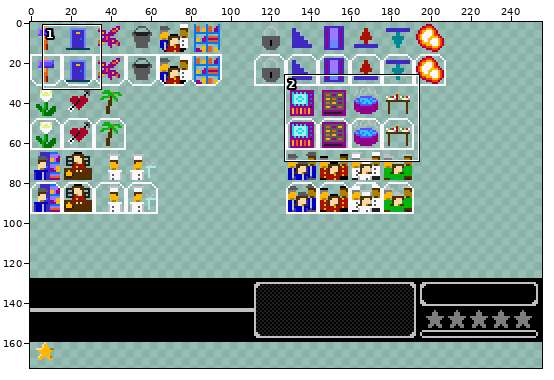
One commit to this sprite sheet: resources/img/hud.png. The picture above shows the old version from afar; the outline marks the close-up.
Close-up. Old version:
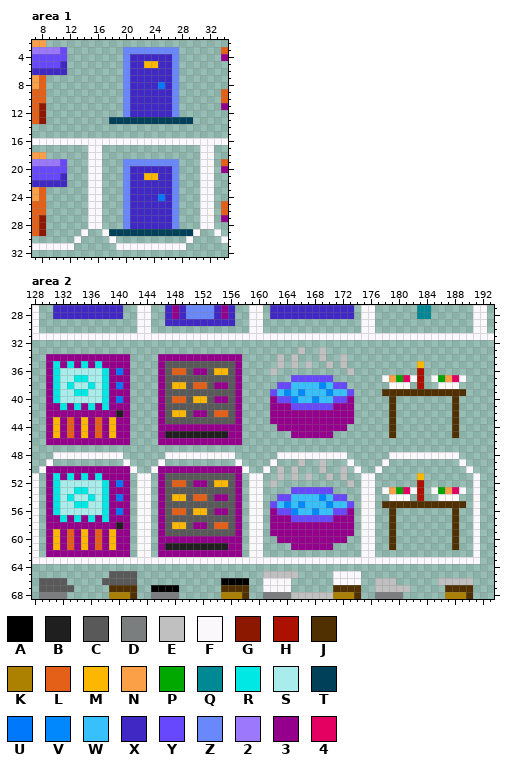
The file is 256x256 pixels. Colours within 5 levels of each other are drawn and written as one. Shown: area 1: x 7..34, y 2..32; area 2: x 128..193, y 27..68. The wide view leaves out empty margins. The commit also changed other parts of the picture, which this record leaves out.
Palette (. is transparent): A #000000  B #1f1f1f  C #595959  D #7b7e7f  E #c1c0c1  F #fbf8fb  G #8c1800  H #ac1000  J #503000  K #ac8000  L #e46018  M #fcb800  N #fca048  P #00a800  Q #008894  R #00e8e4  S #a9ecec  T #004058  U #0078fc  V #0088fc  W #38c0fc  X #4028c4  Y #6848fc  Z #6888fc  2 #9c78fc  3 #94008c  4 #e40060
Pixels before, area 1, first column x 7:
 2 NN..........................
 3 2222Y........ZZZZZZZZ......L
 4 YYYYY........ZXXXXXXZ......3
 5 YYYYX........ZXXMMXXZ.......
 6 XXXXX........ZXXXXXXZ.......
 7 NL...........ZXXXXXXZ.......
 8 NL...........ZXXXXUXZ.......
 9 LL...........ZXXXXXXZ......L
10 LL...........ZXXXXXXZ......L
11 LG...........ZXXXXXXZ......3
12 LG...........ZXXXXXXZ.......
13 LG.........TTTTTTTTTTTT.....
14 ............................
15 ............................
16 FFFFFFFFFFFFFFFFFFFFFFFFFFFF
17 ........FF..............FF..
18 NN......FF..............FF..
19 2222Y...FF...ZZZZZZZZ...FF.L
20 YYYYY...FF...ZXXXXXXZ...FF.3
21 YYYYX...FF...ZXXMMXXZ...FF..
22 XXXXX...FF...ZXXXXXXZ...FF..
23 NL......FF...ZXXXXXXZ...FF..
24 NL......FF...ZXXXXUXZ...FF..
25 LL......FF...ZXXXXXXZ...FF.L
26 LL......FF...ZXXXXXXZ...FF.L
27 LG......FF...ZXXXXXXZ...FF.3
28 LG......FF...ZXXXXXXZ...FF..
29 LG.....F..FTTTTTTTTTTTTF..F.
30 ......F....F..........F....F
31 FFFFFF......FFFFFFFFFF......
Pixels before, area 2 (only the part around the change), first column x 128:
27 F..XXXXXXXXXX..FF..X3XZZZZX3X..FF.XXXXXXXXXXXX.FF......QQ......FF.
28 F..XXXXXXXXXX..FF..X3XZZZZX3X..FF.XXXXXXXXXXXX.FF......QQ......FF.
29 F..............FF..XXXXXXXXXX..FF..............FF..............FF.
30 F..............FF..............FF..............FF..............FF.
31 FFFFFFFFFFFFFFFFFFFFFFFFFFFFFFFFFFFFFFFFFFFFFFFFFFFFFFFFFFFFFFFFFF
32 ..................................................................
33 ......................................E..E........................
34 ..333333333333....333333333333.....E.E...E..E.....................
35 ..3R3R3R3R3333....3CCCCCCCCCC3.....E.E.E..E.E..........M..........
36 ..3RSSSSSSR3U3....3CLLC33CMMC3....E..........E.........H..........
37 ..3RSSRRSSR333....3CCCCCCCCCC3.......YYYYYY.......FNP4FH.FPN4F....
38 ..3RSRSSRSR3U3....3CMMCLLC33C3.....YYWWWWVWYY......FFF.H..FFF.....
39 ..3RSSRRSSR333....3CCCCCCCCCC3....YWVWVWWWVWWY....JJJJJJJJJJJJ....
40 ..3RSSSSSSR3U3....3CLLCMMC33C3....3YYVWWVWWYY3.....J........J.....
41 ..33R3R3R3R333....3CCCCCCCCCC3....333YYYYYY333.....J........J.....
42 ..3333333333B3....3CMMC33CLLC3....333333333333.....J........J.....
43 ..3M3L3M3L3M33....3CCCCCCCCCC3....333333333333.....J........J.....
44 ..3M3L3M3L3M33....333333333333.....3333333333......J........J.....
45 ..3M3L3M3L3M33....3BBBBBBBBB33.......333333........J........J.....
46 ..333333333333....333333333333....................................
47 ..................................................................
48 ...FFFFFFFFFF......FFFFFFFFFF......FFFFFFFFFF......FFFFFFFFFF.....
49 ..F..........F....F..........F....F...E..E...F....F..........F....
50 .F333333333333F..F333333333333F..F.E.E...E..E.F..F............F...
51 F.3R3R3R3R3333.FF.3CCCCCCCCCC3.FF..E.E.E..E.E..FF......M.......F..
52 F.3RSSSSSSR3U3.FF.3CLLC33CMMC3.FF.E..........E.FF......H.......F..
53 F.3RSSRRSSR333.FF.3CCCCCCCCCC3.FF....YYYYYY....FF.FNP4FH.FPN4F.F..
54 F.3RSRSSRSR3U3.FF.3CMMCLLC33C3.FF..YYWWWWVWYY..FF..FFF.H..FFF..F..
55 F.3RSSRRSSR333.FF.3CCCCCCCCCC3.FF.YWVWVWWWVWWY.FF.JJJJJJJJJJJJ.F..
56 F.3RSSSSSSR3U3.FF.3CLLCMMC33C3.FF.3YYVWWVWWYY3.FF..J........J..F..
57 F.33R3R3R3R333.FF.3CCCCCCCCCC3.FF.333YYYYYY333.FF..J........J..F..
58 F.3333333333B3.FF.3CMMC33CLLC3.FF.333333333333.FF..J........J..F..
59 F.3M3L3M3L3M33.FF.3CCCCCCCCCC3.FF.333333333333.FF..J........J..F..
60 F.3M3L3M3L3M33.FF.333333333333.FF..3333333333..FF..J........J..F..
61 F.3M3L3M3L3M33.FF.3BBBBBBBBB33.FF....333333....FF..J........J..F..
62 F.333333333333.FF.333333333333.FF..............FF..............F..
63 FFFFFFFFFFFFFFFFFFFFFFFFFFFFFFFFFFFFFFFFFFFFFFFFFFFFFFFFFFFFFFFF..
64 ..................................................................
65 ...........CCCC..................EEEEE.....FFFF...................
66 .CCCC.....CCCCC............AAAA..FFFF......FFFF..EEE......EEEEE...
67 .CCCCC.....JJJJ..AAAA......JJJJ..FFFF......JJJJ..EEEEE.....JJJJ...
68 .DDDD......KKKJ..DDDD......KKKJ..DDDDEEEEEEKKKJ..DDDD......KKKJ...
The same view after the edit:
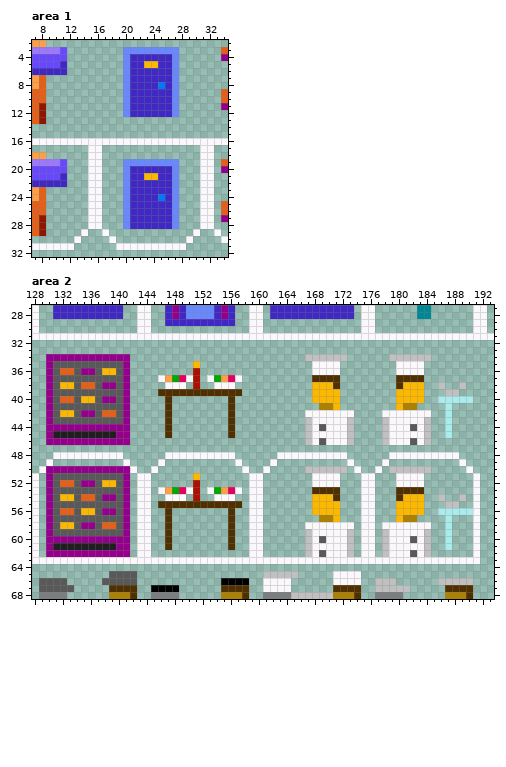
The exact change:
Changed rows in their new state; - is an unchanged pixel.
Area 1:
first column x 18:
13 ............
first column x 18:
29 ............
Area 2:
first column x 131:
33 -----------------------------------.--.---------------------
34 ---------------............-----.-.-EE-EE-------EEEEEE------
35 CCCCCCCCCC-----.....M......-----.-.-.FFFF.-------FFFF-------
36 CLLC33CMMC-----.....H......----.-----FFFF-.------FFFF-------
37 CCCCCCCCCC-----FNP4FH.FPN4F-------...JJJJ------..JJJJ-.....-
38 CMMCLLC3-C-----.FFF.H..FFF.-----.....MMMJ.------.JMMM--E..E-
39 CCCCCCCCCC-----JJJJJJJJJJJJ----......MMMM..----..MMMM...EE.-
40 CLLCMMC3-C-----.J........J.----......MMMM..-----.MMMM--SSSSS
41 CCCCCCCCCC-----.J........J.----.......KKM..-----.MKK----S.--
42 CMMC--CLLC-----.J........J.----.....FFFFFFF----FFFFFFF--S.--
43 CCCCCCCCCC-----.J........J.----.....EFFFFFE----EFFFFFE--S.--
44 3-3-3-3-3------.J........J.-----....EFCFFFE----EFFFCFE--S.--
45 BBBBBBBBB------.J........J.-------..EFFFFFE----EFFFFFE--S.--
46 ---------------............---------EFCFFFE----EFFFCFE------
49 -----------------------------------.--.---------------------
50 ---------------............-----.-.-EE-EE-------EEEEEE------
51 CCCCCCCCCC-----.....M......-----.-.-.FFFF.-------FFFF-------
52 CLLC33CMMC-----.....H......----.-----FFFF-.------FFFF-------
53 CCCCCCCCCC-----FNP4FH.FPN4F-------...JJJJ------..JJJJ-.....-
54 CMMCLLC3-C-----.FFF.H..FFF.-----.....MMMJ.------.JMMM--E..E-
55 CCCCCCCCCC-----JJJJJJJJJJJJ----......MMMM..----..MMMM...EE.-
56 CLLCMMC3-C-----.J........J.----......MMMM..-----.MMMM--SSSSS
57 CCCCCCCCCC-----.J........J.----.......KKM..-----.MKK----S.--
58 CMMC--CLLC-----.J........J.----.....FFFFFFF----FFFFFFF--S.--
59 CCCCCCCCCC-----.J........J.----.....EFFFFFE----EFFFFFE--S.--
60 3-3-3-3-3------.J........J.-----....EFCFFFE----EFFFCFE--S.--
61 BBBBBBBBB------.J........J.-------..EFFFFFE----EFFFFFE--S.--
62 ---------------............---------EFCFFFE----EFFFCFE------
